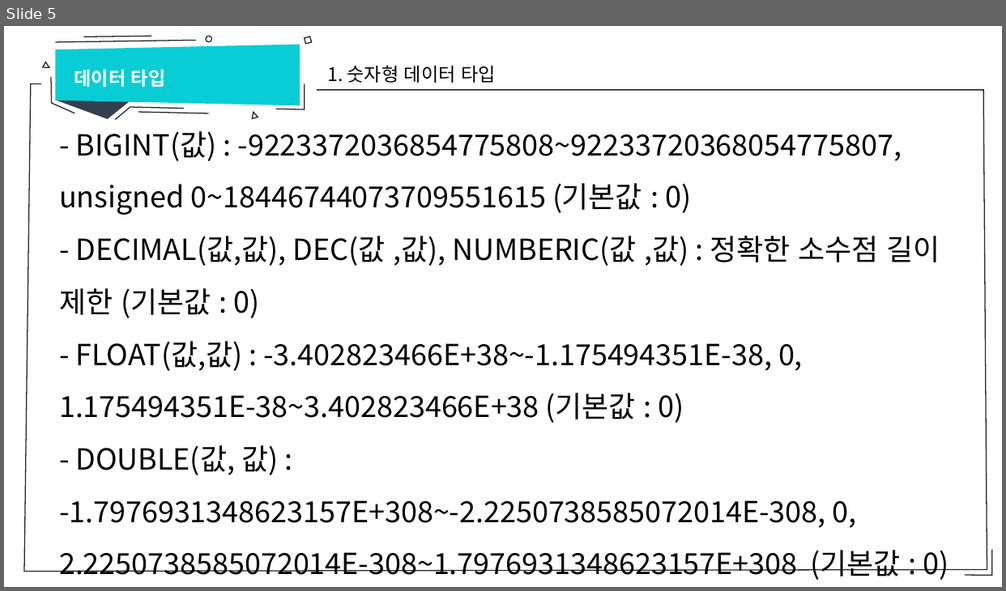
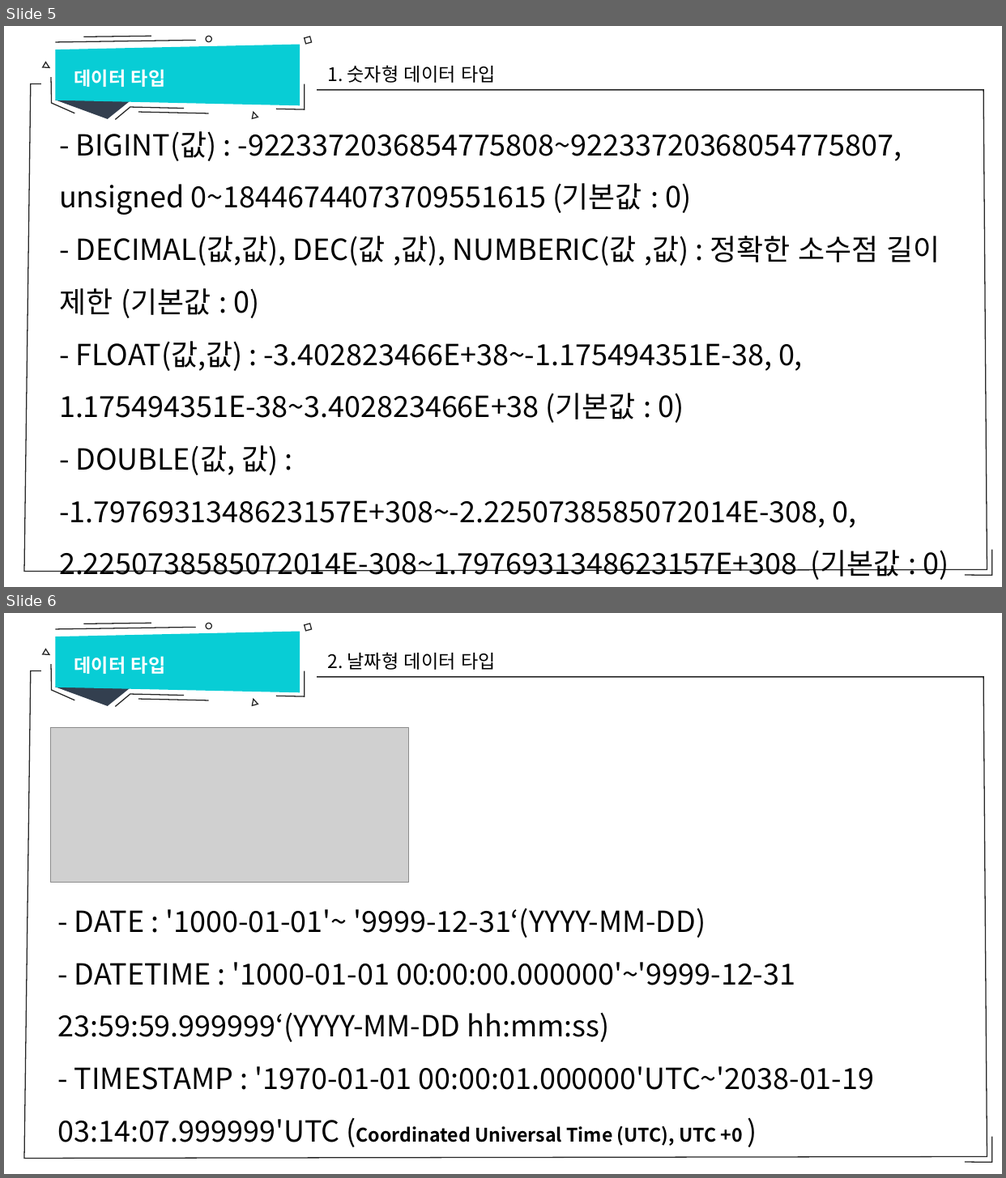
Before and after one commit to sumn-2020/lecture, a slide deck: database/5-1강 mysqlDataType.pptx. Shown one above the other, each under a label of ours: slide 5 before the commit, slides 5 and 6 after it. The pictures are 1006x591 and 1006x1178 pixels, drawn with LibreOffice and Linux fonts; fonts in the diff are those of the drawing; grey boxes stand for pictures. Boxes give left, top, right and bottom in pixels: in the first picture for what was removed or moved away, otherwise in the second. Text is boxed around its words. In the diff, an @@ line names an element or a change of style, - is before the commit and + after.

```diff
--- a/database/5-1강 mysqlDataType.pptx
+++ b/database/5-1강 mysqlDataType.pptx
@@ slide 6 added at (4, 613, 1002, 1174), background #FFFFFF; not listed: 14 template elements that a slide beside it also shows @@
@@ text added at (74, 656, 166, 674), 18 pt, text #FFFFFF, bold @@
+데이터 타입
@@ text added at (327, 652, 496, 670), 18 pt, text #000000 @@
+2. 날짜형 데이터 타입
@@ picture added at (50, 727, 408, 882) @@
@@ text added at (57, 908, 875, 1146), 28 pt, text #000000 @@
+- DATE : '1000-01-01'~ '9999-12-31‘(YYYY-MM-DD)
+- DATETIME : '1000-01-01 00:00:00.000000'~'9999-12-31 23:59:59.999999‘(YYYY-MM-DD hh:mm:ss)
+- TIMESTAMP : '1970-01-01 00:00:01.000000'UTC~'2038-01-19 03:14:07.999999'UTC (Coordinated Universal Time (UTC), UTC +0 )
```
Also in this commit, not shown: 2 other slides added, 4 other files.
